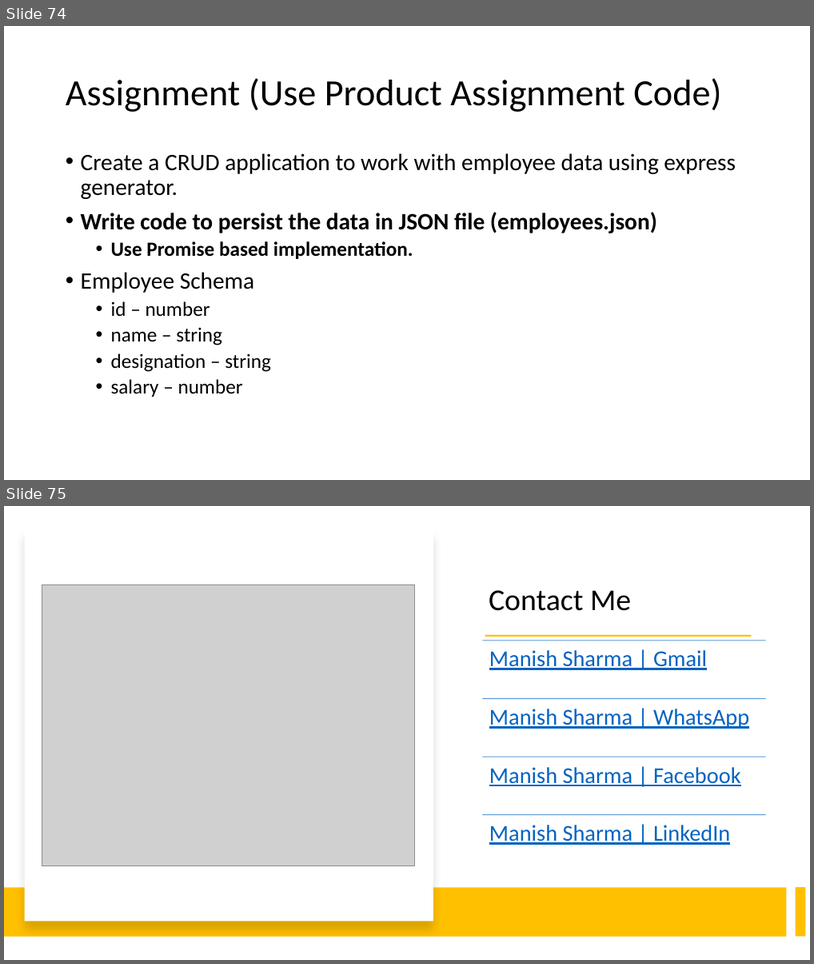
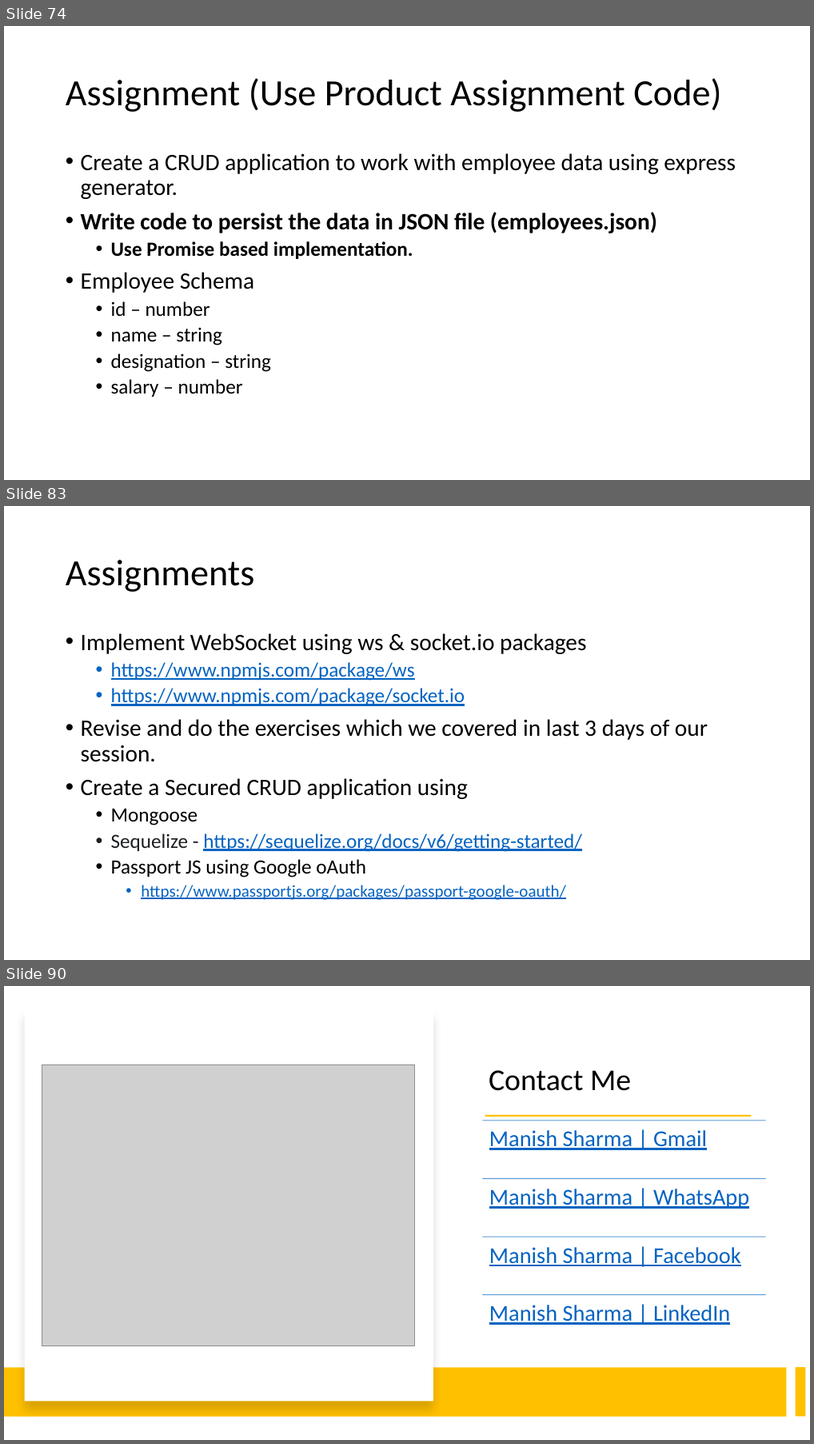
Before and after one commit to explore-with-manish/im-jan24, a slide deck: Node/Notes/Node.pptx. Shown one above the other, each under a label of ours: slides 74 and 75 before the commit, slides 74, 83 and 90 after it; the slides between them are not shown. The pictures are 814x964 and 814x1444 pixels, drawn with LibreOffice and Linux fonts; fonts in the diff are those of the drawing; grey boxes stand for pictures. Boxes give left, top, right and bottom in pixels: in the first picture for what was removed or moved away, otherwise in the second. Text is boxed around its words. In the diff, an @@ line names an element or a change of style, - is before the commit and + after.

```diff
--- a/Node/Notes/Node.pptx
+++ b/Node/Notes/Node.pptx
@@ slide 83 added at (x1=4, y1=506, x2=810, y2=960), background #FFFFFF @@
@@ title added at (x1=66, y1=560, x2=255, y2=592), 44 pt, text #000000 @@
+Assignments
@@ text added at (x1=81, y1=633, x2=708, y2=900), 24 pt, text #0563C1 @@
+• Implement WebSocket using ws & socket.io packages
+  • https://www.npmjs.com/package/ws
+  • https://www.npmjs.com/package/socket.io
+• Revise and do the exercises which we covered in last 3 days of our session.
+• Create a Secured CRUD application using
+  • Mongoose
+  • Sequelize - https://sequelize.org/docs/v6/getting-started/
+  • Passport JS using Google oAuth
+    • https://www.passportjs.org/packages/passport-google-oauth/
@@ what was slide 75 is now slide 90 @@
```
Also in this commit, not shown: 14 other slides added, 20 other files.
